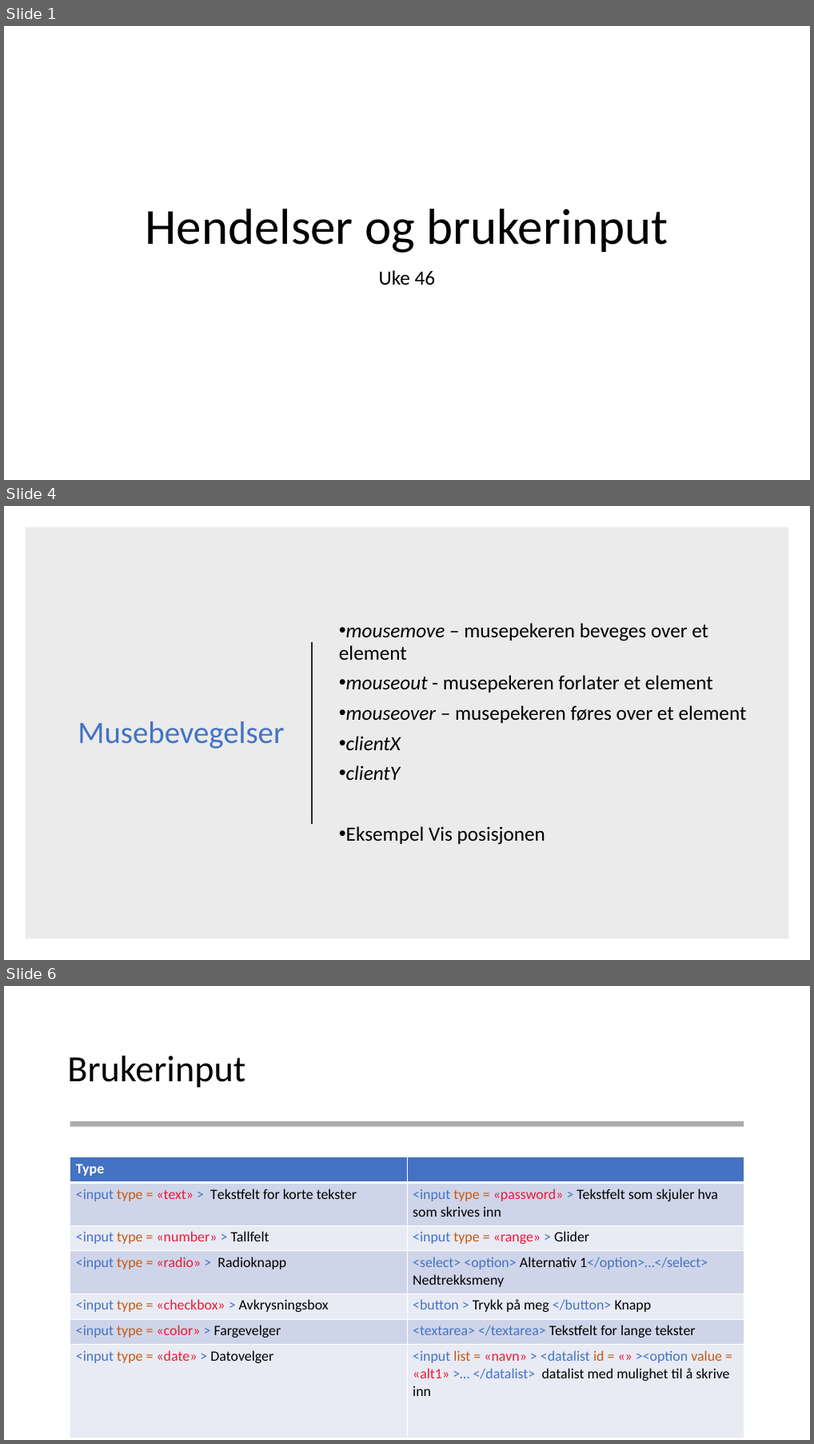
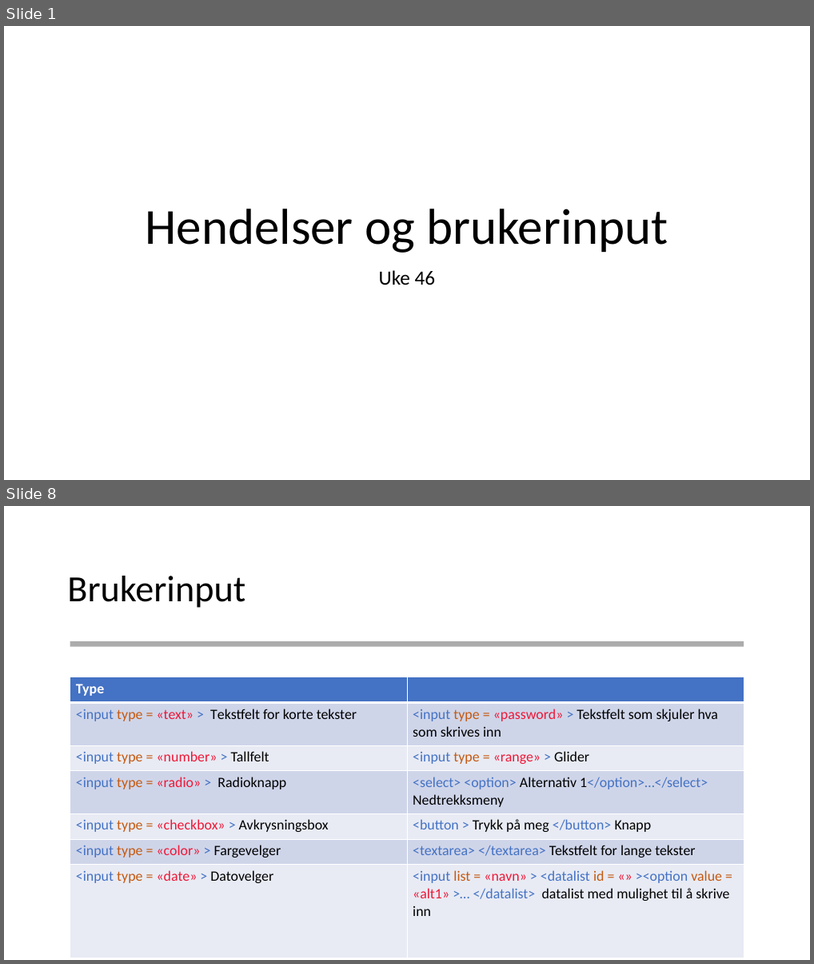
Before and after one commit to AizanM/IT2, a slide deck: Uke 46/Uke 46 Hendelser.pptx. Shown one above the other, each under a label of ours: slides 1, 4 and 6 before the commit, slides 1 and 8 after it; the slides between them are not shown. The pictures are 814x1444 and 814x964 pixels, drawn with LibreOffice and Linux fonts; fonts in the diff are those of the drawing. Boxes give left, top, right and bottom in pixels: in the first picture for what was removed or moved away, otherwise in the second. Text is boxed around its words. In the diff, an @@ line names an element or a change of style, - is before the commit and + after.

```diff
--- a/Uke 46/Uke 46 Hendelser.pptx
+++ b/Uke 46/Uke 46 Hendelser.pptx
@@ slide 4 removed at (4, 506, 810, 960), background #FFFFFF @@
@@ rectangle removed at (25, 527, 790, 939) @@
@@ text removed at (339, 623, 747, 844) @@
-• mousemove – musepekeren beveges over et element
-• mouseout - musepekeren forlater et element
-• mouseover – musepekeren føres over et element
-• clientX
-• clientY
-• Eksempel Vis posisjonen
@@ line removed from (312, 642) to (312, 824) @@
@@ title removed at (78, 721, 284, 748) @@
-Musebevegelser
@@ what was slide 6 is now slide 8 @@
```
Also in this commit, not shown: 3 slides changed, 8 slides added, 2 other slides removed, 31 other files.
